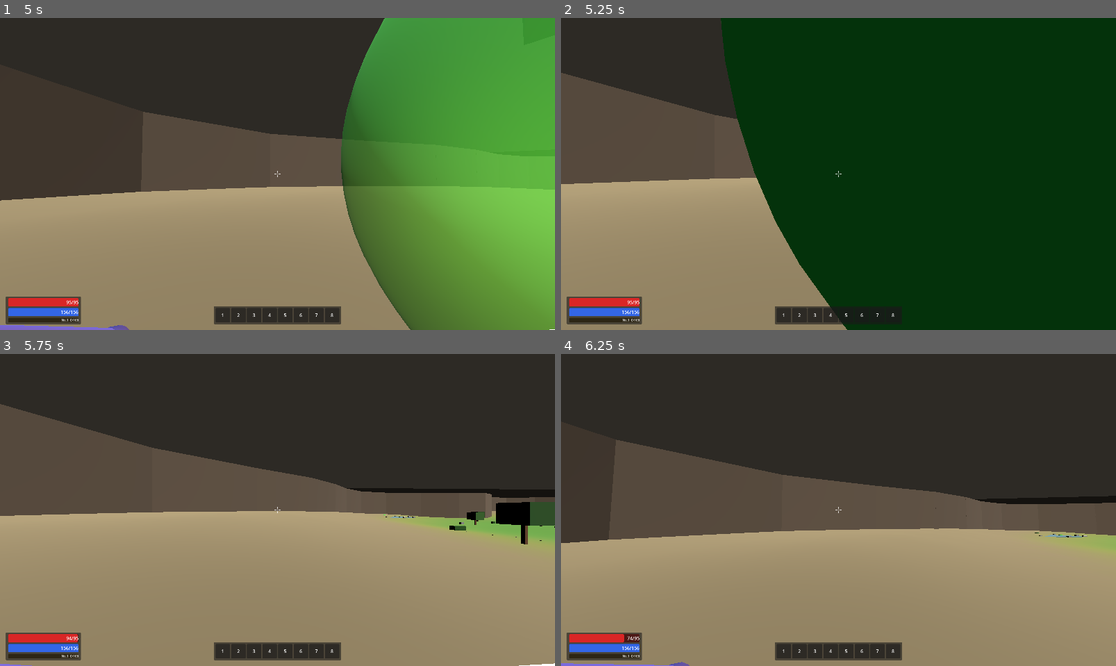
Above: before the commit, frames 1-4 (two rows, left to right).
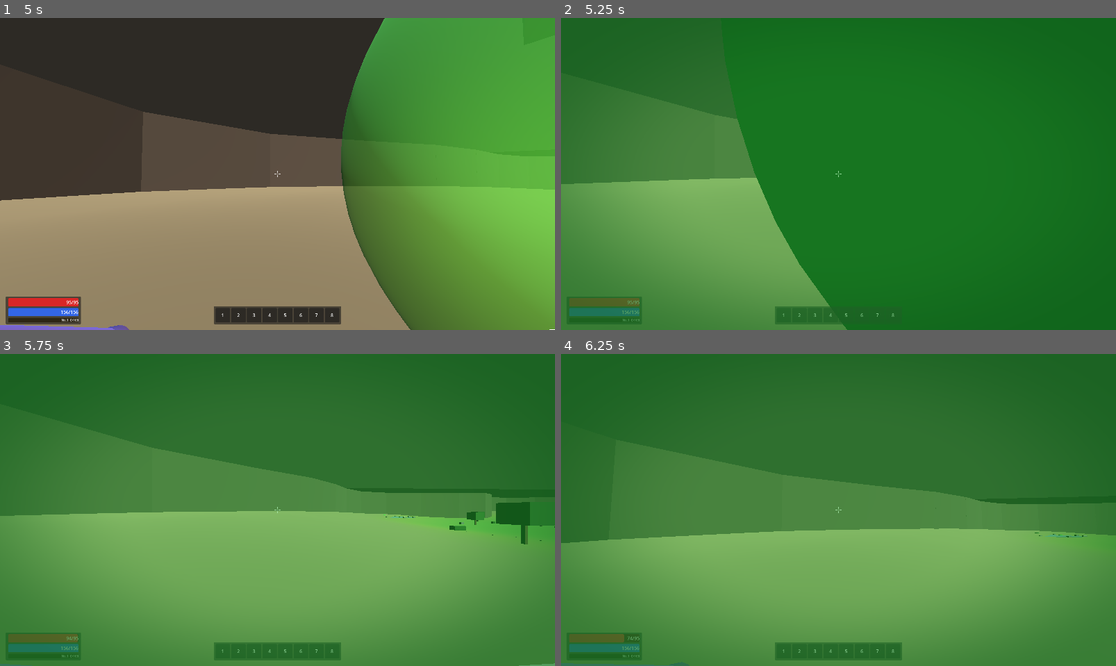
Above: after the commit, the same moments.

Repository: Jouyancito/another-game-of-dungeon
Game: Godot game, scene res://scenes/levels/floor1_prairie.tscn
The game is run twice, just before and just after one commit, with the same random seed, the same clock (stepped at 60 frames per second) and the same inputs. This scene is started directly instead of the project's main scene.
Inputs (mouse positions are in pixels of both pictures, inside the frame that each line leads up to):
- Up to frame 1 (5 s): tap Enter at 0.5 s; move the mouse to (305, 174) at 0.52 s; hold Ctrl (crouch) 0.53-1.28 s; hold W (move_forward) from 0.53 s (still down); click (305, 174) at 0.67 s; tap Space (jump) at 0.77, 1.52, 3.02, 3.77, 4.52 s; move the mouse to (249, 174) at 1.27 s; tap E (interact) at 1.35 s; click (249, 174) at 1.42 s; move the mouse to (288, 167) at 2.02 s; hold Shift (sprint) 2.03-2.78 s; click (288, 167) at 2.17 s; move the mouse to (271, 180) at 2.77 s; tap F (toggle_torch) at 2.85 s; click (271, 180) at 2.92 s; move the mouse to (316, 177) at 3.52 s; tap K at 3.6 s; click (316, 177) at 3.67 s; move the mouse to (233, 170) at 4.27 s; tap 1 at 4.35 s; click (233, 170) at 4.42 s
- Up to frame 2 (5.25 s): keep holding W (move_forward); move the mouse to (844, 174) at 5.02 s; tap 2 at 5.1 s; click (844, 174) at 5.17 s
- Up to frame 3 (5.75 s): keep holding W (move_forward)
- Up to frame 4 (6.25 s): move the mouse to (816, 503) at 5.77 s; release W (move_forward) at 5.78 s; hold D (move_right) from 5.78 s (still down); tap 3 at 5.85 s; click (816, 503) at 5.92 s; tap Space (jump) at 6.02 s

Frame 1 is identical in both runs. In frame 2, 100% of the frame differs, in the area x 0-100%, y 0-100%; in frame 3, 100%; in frame 4, 100%.

Commit message:
feat(boss): king slime feel fixes — gelatina overlay + fases más visibles
- Overlay gelatina: ColorRect verde + vignette shader en CanvasLayer del player mientras está dentro de ContactAura. Feel: 'estás metido adentro del slime'. Se limpia en exit y en _exit_tree (safety si boss muere con player dentro).
- Fase 2 entry: spawn inmediato de 3 minis (antes esperaba 20s el primer tick del SummonTimer → si el player pegaba rápido nunca se veían)
- Fase 3 entry: spawn inmediato de 5 minis + encola combo_rebote como próximo ataque (_forced_next_attack) para garantizar que se vea el charco ácido aunque el player pegue melee

Diff:
--- a/game/scenes/enemy/king_slime.gd
+++ b/game/scenes/enemy/king_slime.gd
@@ -19,6 +19,7 @@
 var _last_attack: String = ""
 var _next_attack_cooldown: float = 0.0
 var _current_attack: String = ""
+var _forced_next_attack: String = ""
 
 # Contact damage / slow aura — slime "absorbe" si te toca.
 const CONTACT_TICK: float = 0.4      # cada 0.4s aplica daño
@@ -93,11 +94,61 @@
 		if "speed" in body and not body.has_meta("king_slime_orig_speed"):
 			body.set_meta("king_slime_orig_speed", body.speed)
 			body.speed = body.speed * CONTACT_SLOW
+		_attach_gelatin_overlay(body)
 
 
 func _on_contact_aura_exited(body: Node) -> void:
 	_players_in_contact.erase(body)
 	_restore_player_speed(body)
+	_detach_gelatin_overlay(body)
+
+
+# ── Overlay verde "dentro del slime" ──────────────────────────────────
+# ColorRect fullscreen hijo del player. Feel: estás metido en gelatina.
+func _attach_gelatin_overlay(body: Node) -> void:
+	if not is_instance_valid(body):
+		return
+	if body.has_node("KingSlimeGelatinOverlay"):
+		return
+	var layer: CanvasLayer = CanvasLayer.new()
+	layer.name = "KingSlimeGelatinOverlay"
+	layer.layer = 50
+	var rect: ColorRect = ColorRect.new()
+	rect.name = "Tint"
+	rect.color = Color(0.2, 0.85, 0.25, 0.4)
+	rect.anchor_right = 1.0
+	rect.anchor_bottom = 1.0
+	rect.mouse_filter = Control.MOUSE_FILTER_IGNORE
+	layer.add_child(rect)
+	# Borde más oscuro (vignette simple): segundo ColorRect con gradient via shader simple.
+	var edge: ColorRect = ColorRect.new()
+	edge.name = "Edge"
+	edge.anchor_right = 1.0
+	edge.anchor_bottom = 1.0
+	edge.mouse_filter = Control.MOUSE_FILTER_IGNORE
+	var sh := Shader.new()
+	sh.code = """
+shader_type canvas_item;
+void fragment() {
+	vec2 uv = UV - vec2(0.5);
+	float d = length(uv) * 1.4;
+	float a = smoothstep(0.35, 0.9, d) * 0.55;
+	COLOR = vec4(0.05, 0.35, 0.1, a);
+}
+"""
+	var mat := ShaderMaterial.new()
+	mat.shader = sh
+	edge.material = mat
+	layer.add_child(edge)
+	body.add_child(layer)
+
+
+func _detach_gelatin_overlay(body: Node) -> void:
+	if not is_instance_valid(body):
+		return
+	var layer: Node = body.get_node_or_null("KingSlimeGelatinOverlay")
+	if layer:
+		layer.queue_free()
 
 
 func _restore_player_speed(body: Node) -> void:
@@ -107,9 +158,10 @@
 
 
 func _exit_tree() -> void:
-	# Safety: si el boss muere/despawnea, restaurar speed de todos los players.
+	# Safety: si el boss muere/despawnea, restaurar speed y overlay de players.
 	for p in _players_in_contact:
 		_restore_player_speed(p)
+		_detach_gelatin_overlay(p)
 
 
 # ──────────────────────────────────────────────────────────────────────
@@ -209,12 +261,26 @@
 		Phase.TWO:
 			summon_timer.wait_time = 20.0
 			summon_timer.start()
+			# Spawn inmediato para que se note la transición aunque el player
+			# mate rápido y no alcance el primer tick del timer.
+			_summon_mini_slimes(3)
 		Phase.THREE:
 			summon_timer.wait_time = 15.0
 			summon_timer.start()
+			_summon_mini_slimes(5)
+			# Forzar un rebote inmediato → garantiza charco ácido visible
+			# aunque el player pegue melee y nunca entre al pool de combo_rebote.
+			_force_combo_rebote_soon()
 		Phase.FOUR:
 			summon_timer.stop()
 			_enter_fury()
+
+
+# Al entrar fase 3, encolar combo rebote como próximo ataque (override).
+func _force_combo_rebote_soon() -> void:
+	_next_attack_cooldown = 0.5
+	# Sobrescribir _pick_attack via flag one-shot
+	_forced_next_attack = "combo_rebote"
 
 
 # ── Modo furia (entrada Fase 4) ───────────────────────────────────────
@@ -319,7 +385,11 @@
 
 
 func _start_attack() -> void:
-	_current_attack = _pick_attack()
+	if _forced_next_attack != "":
+		_current_attack = _forced_next_attack
+		_forced_next_attack = ""
+	else:
+		_current_attack = _pick_attack()
 	_last_attack = _current_attack
 	action_state = ActionState.TELEGRAPH
 	print("[KingSlime] ATTACK=", _current_attack, " phase=", current_phase, " dist=", global_position.distance_to(target.global_position) if is_instance_valid(target) else -1.0)
